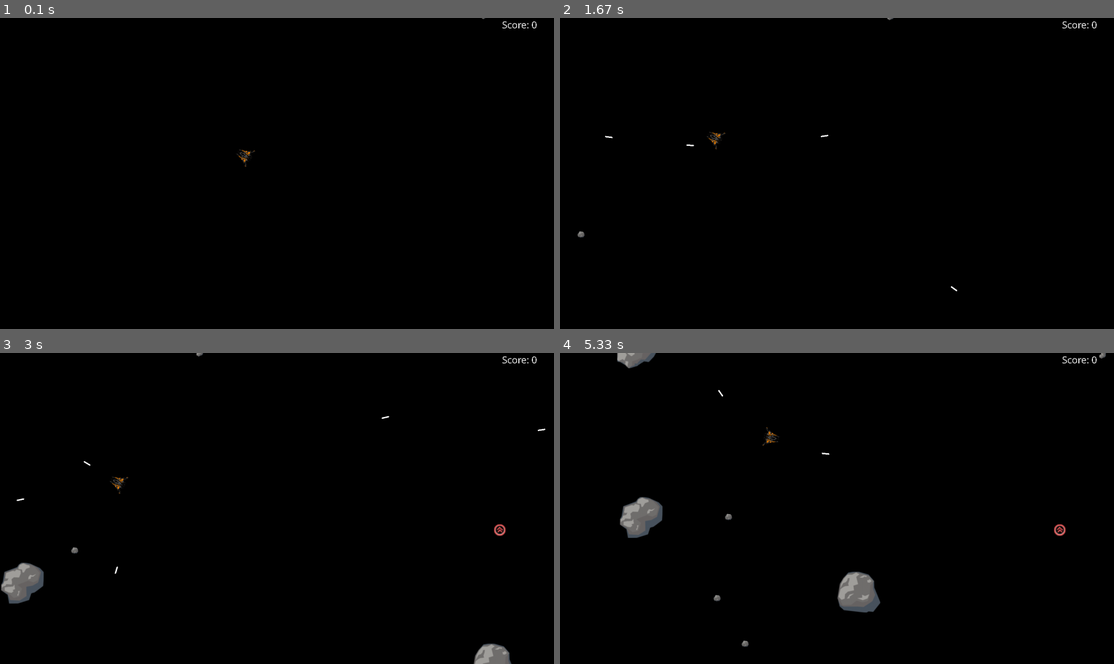
Above: before the commit, frames 1-4 (two rows, left to right).
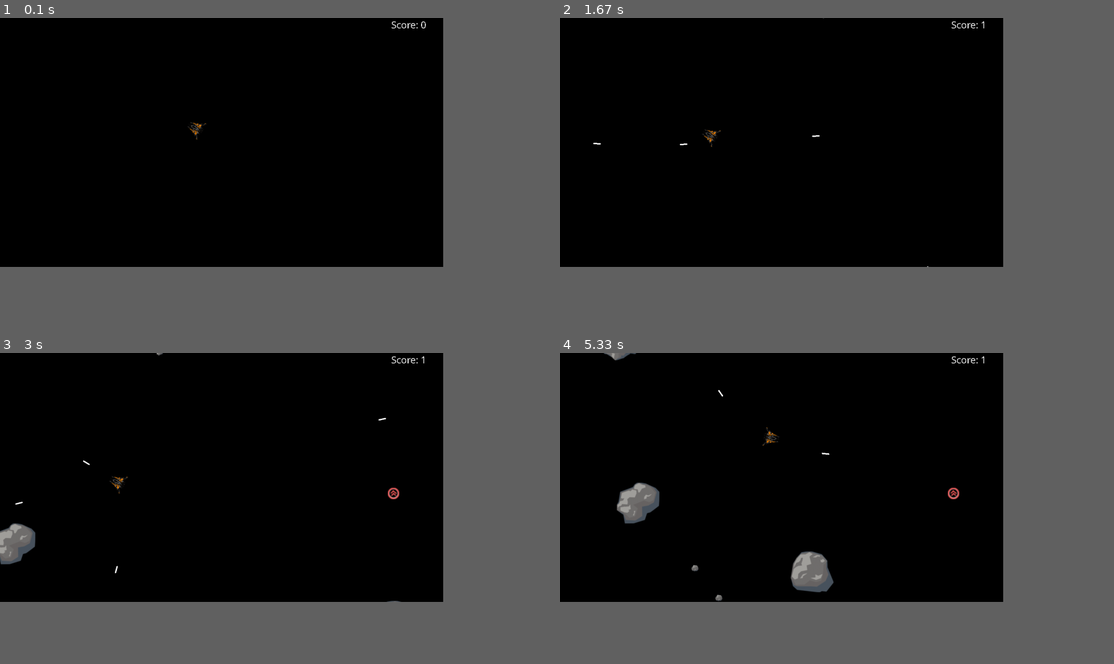
Above: after the commit, the same moments.

Repository: krglkvrmn/Asteroids_pygame_tutorial
Game: pygame game, started from main.py
Same seed, same stepped clock (60 frames per second), same inputs: the game is played once before the commit and once after it.
Inputs (mouse positions are in pixels of both pictures, inside the frame that each line leads up to):
- Up to frame 1 (0.1 s): no input
- Up to frame 2 (1.67 s): press the mouse at (676, 145) at 0.37 s; move the mouse to (748, 170) at 0.47 s; release the mouse at (825, 198) at 0.6 s; press the mouse at (676, 145) at 0.7 s; move the mouse to (748, 173) at 0.8 s; release the mouse at (820, 204) at 0.93 s; press the mouse at (676, 145) at 1.03 s; move the mouse to (753, 139) at 1.13 s; release the mouse at (837, 133) at 1.27 s; press the mouse at (676, 145) at 1.37 s; move the mouse to (659, 123) at 1.47 s; release the mouse at (648, 101) at 1.6 s
- Up to frame 3 (3 s): press the mouse at (116, 480) at 1.7 s; move the mouse to (216, 455) at 1.8 s; release the mouse at (315, 433) at 1.93 s; press the mouse at (116, 480) at 2.03 s; move the mouse to (116, 480) at 2.13 s; release the mouse at (116, 477) at 2.27 s; press the mouse at (116, 480) at 2.37 s; move the mouse to (116, 524) at 2.47 s; release the mouse at (116, 570) at 2.6 s; press the mouse at (116, 480) at 2.7 s; move the mouse to (88, 464) at 2.8 s; release the mouse at (55, 452) at 2.93 s
- Up to frame 4 (5.33 s): press the mouse at (676, 480) at 3.03 s; move the mouse to (670, 489) at 3.13 s; release the mouse at (665, 502) at 3.27 s; press the mouse at (676, 480) at 3.37 s; move the mouse to (715, 517) at 3.47 s; release the mouse at (753, 552) at 3.6 s; press the mouse at (676, 480) at 3.7 s; move the mouse to (676, 430) at 3.8 s; release the mouse at (681, 384) at 3.93 s; click (792, 567) at 4.05 s; click (715, 387) at 4.38 s; press the mouse at (715, 387) at 4.7 s; move the mouse to (809, 424) at 4.8 s; release the mouse at (909, 461) at 4.93 s; press the mouse at (715, 387) at 5.03 s; move the mouse to (787, 421) at 5.13 s; release the mouse at (859, 455) at 5.27 s
In our replay, the window is 900x506 before the commit and 720x405 after it. These sizes can differ from the game's own. Grey fills any space a smaller window leaves; there, only what the larger window draws over its background counts as a difference.

The runs differ from the first frame. In frame 1, 0.2% of the frame differs, in the area x 33-97%, y 0-48%; in frame 2, 0.3%; in frame 3, 2.1%; in frame 4, 3.2%, in the area x 7-99%, y 0-95%.

Commit message:
Minor fixes

Diff:
--- a/main.py
+++ b/main.py
@@ -9,10 +9,8 @@
 
 
 BG_COLOR = (0, 0, 0)
-SCREEN_SIZE = (1600, 900)
-
-if hasattr(sys, '_MEIPASS'):
-    print(sys._MEIPASS)
+SCREEN = pygame.display.set_mode((0, 0), pygame.RESIZABLE)
+SCREEN_SIZE = SCREEN.get_size()
 
 
 class Game:
@@ -41,6 +39,8 @@
                 self.mouse_pressed = True
             if event.type == pygame.MOUSEBUTTONUP:
                 self.mouse_pressed = False
+            if event.type == pygame.KEYUP and event.key == pygame.K_ESCAPE:
+                sys.exit()
         if self.mouse_pressed and (time.time() - self.starship.last_bullet_time) > self.fire_rate:
             if self.booster and self.booster.active and self.booster.type == "Triple_bullets":
                 new_bullets = [self.starship.fire(angle_shift) for angle_shift in (10, 0, -10)]
@@ -122,7 +122,10 @@
                     pass
             # Bullets out of the border
             if bullet.pos[0] > SCREEN_SIZE[0] or bullet.pos[1] > SCREEN_SIZE[1] or (bullet.pos < 0).any():
-                del self.bullets[idx]
+                try:
+                    del self.bullets[idx]
+                except IndexError:
+                    pass
         # Asteroids out of borders
         for idx, _ in enumerate(self.asteroids):
             self.asteroids[idx].check_borders()
@@ -135,9 +138,9 @@
         info_text = text_font.render(f'Your score is {self.score}', False, (255, 255, 255))
         resume_text = text_font.render('Click to continue', False, (255, 255, 255))
         while True:
-            self.screen.blit(gameover_text, (SCREEN_SIZE[0] / 3, SCREEN_SIZE[1] / 3))
-            self.screen.blit(info_text, (SCREEN_SIZE[0] / 3 * 1.2, SCREEN_SIZE[1] / 3 * 2))
-            self.screen.blit(resume_text, (SCREEN_SIZE[0] / 3 * 1.2, SCREEN_SIZE[1] / 3 * 2.2))
+            self.screen.blit(gameover_text, (SCREEN_SIZE[0] / 3.5, SCREEN_SIZE[1] / 3.5))
+            self.screen.blit(info_text, (SCREEN_SIZE[0] / 3.5 * 1.2, SCREEN_SIZE[1] / 3.5 * 2))
+            self.screen.blit(resume_text, (SCREEN_SIZE[0] / 3.5 * 1.2, SCREEN_SIZE[1] / 3.5 * 2.2))
             pygame.display.flip()
             for event in pygame.event.get():
                 if event.type == pygame.QUIT:
@@ -252,31 +255,31 @@
         self.rect = self.image.get_rect(center=self.pos, width=self.w, height=self.h)
 
     def check_borders(self):
-        if self.pos[0] > (SCREEN_SIZE[0] + 50):
+        if self.pos[0] > (SCREEN_SIZE[0] + 100):
             self.pos[0] = 0
-        elif (self.pos[0] + 50) < 0:
+        elif (self.pos[0] + 100) < 0:
             self.pos[0] = SCREEN_SIZE[0]
-        if (self.pos[1] - 50) > SCREEN_SIZE[1]:
+        if (self.pos[1] - 100) > SCREEN_SIZE[1]:
             self.pos[1] = 0
-        elif (self.pos[1] + 50) < 0:
+        elif (self.pos[1] + 100) < 0:
             self.pos[1] = SCREEN_SIZE[1]
         self.rect = self.image.get_rect(center=self.pos)
 
     def _left_pos(self):
-        return np.array((random.uniform(-50, 0),
+        return np.array((random.uniform(-100, 0),
                         random.uniform(0, SCREEN_SIZE[1])))
 
     def _right_pos(self):
-        return np.array((random.uniform(SCREEN_SIZE[0], SCREEN_SIZE[0] + 50),
+        return np.array((random.uniform(SCREEN_SIZE[0], SCREEN_SIZE[0] + 100),
                         random.uniform(0, SCREEN_SIZE[1])))
 
     def _top_pos(self):
         return np.array((random.uniform(0, SCREEN_SIZE[0]),
-                        random.uniform(-50, 0)))
+                        random.uniform(-100, 0)))
 
     def _bottom_pos(self):
         return np.array((random.uniform(0, SCREEN_SIZE[0]),
-                        random.uniform(SCREEN_SIZE[1], SCREEN_SIZE[1] + 50)))
+                        random.uniform(SCREEN_SIZE[1], SCREEN_SIZE[1] + 100)))
 
     def _speed_offset(self):
         offset = self.speed * 0.5 + np.random.uniform(-0.5, 0.5, 2)
@@ -311,7 +314,6 @@
 
 pygame.init()
 pygame.font.init()
-screen = pygame.display.set_mode(SCREEN_SIZE)
 while True:
-    game = Game(screen)
+    game = Game(SCREEN)
     game.run()
--- a/main_build.py
+++ /dev/null
@@ -1,320 +0,0 @@
-import pygame
-import sys
-import os
-from math import sin, cos
-from numpy import array as arr
-from numpy.random import uniform as un
-import math
-import random
-import time
-
-
-BG_COLOR = (0, 0, 0)
-SCREEN_SIZE = (1600, 900)
-
-if hasattr(sys, '_MEIPASS'):
-    ap = sys._MEIPASS
-else:
-    ap = os.path.abspath(".")
-
-
-class Game:
-    def __init__(self, screen):
-        self.screen = screen
-        self.bg_image = pygame.image.load(os.path.join(ap, "images", "background.png")).convert()
-        self.starship = Starship(os.path.join(ap, "images", "starship.png"))
-        self.bullets = []
-        self.asteroids = []
-        self.booster = None
-        self.booster_handlers = {"Booster1": self.rapid_fire, "Shield": self.shield,
-                                 "Triple_bullets": self.triple_bullets}
-        self.booster_last_time = time.time()
-        self.fire_rate = 0.20
-        self.mouse_pressed = False
-        self.score = 0
-        self.score_font = pygame.font.SysFont('Comic Sans MS', 30)
-
-    def handle_events(self, frame):
-        if frame % 50 == 0:
-            self.cast_asteroid()
-        for event in pygame.event.get():
-            if event.type == pygame.QUIT:
-                sys.exit()
-            if event.type == pygame.MOUSEBUTTONDOWN:
-                self.mouse_pressed = True
-            if event.type == pygame.MOUSEBUTTONUP:
-                self.mouse_pressed = False
-        if self.mouse_pressed and (time.time() - self.starship.last_bullet_time) > self.fire_rate:
-            if self.booster and self.booster.active and self.booster.type == "Triple_bullets":
-                new_bullets = [self.starship.fire(angle_shift) for angle_shift in (10, 0, -10)]
-                self.bullets.extend(new_bullets)
-            else:
-                new_bullet = self.starship.fire()
-                self.bullets.append(new_bullet)
-
-    def manage_boosters(self):
-        if not self.booster and (time.time() >= self.booster_last_time + 2):
-            self.cast_booster()
-        if self.booster and not self.booster.active and self.starship.rect.colliderect(self.booster.rect):
-            self.booster.activate()
-            self.booster_handlers[self.booster.type]("activate")
-        if self.booster and self.booster.active and (time.time() - self.booster.time_activated >= 10):
-            self.booster_handlers[self.booster.type]("deactivate")
-            self.booster = None
-            self.booster_last_time = time.time()
-
-    def draw(self, *args):
-        self.screen.fill(BG_COLOR)
-        # self.screen.blit(self.bg_image, (0, 0))
-        for objects in args:
-            self.screen.blits(map(lambda x: (x.image, x.rect), objects))
-        score_text = self.score_font.render(f'Score: {self.score}', False, (255, 255, 255))
-        self.screen.blit(score_text, (SCREEN_SIZE[0] - 150, 0))
-        pygame.display.update()
-
-    def move_objects(self, *args):
-        for i, _ in enumerate(args):
-            for k, _ in enumerate(args[i]):
-                args[i][k].move()
-
-    def cast_asteroid(self):
-        new_asteroid = Asteroid()
-        self.asteroids.append(new_asteroid)
-
-    def cast_booster(self):
-        new_booster = Booster(random.choice(list(self.booster_handlers.keys())))
-        self.booster = new_booster
-
-    def rapid_fire(self, mode):
-        if mode == "activate":
-            self.fire_rate /= 2
-        elif mode == "deactivate":
-            self.fire_rate *= 2
-
-    def shield(self, mode):
-        if mode == "activate":
-            self.starship = Starship(os.path.join(ap, "images", "Starship_with_shield.png"), self.starship.pos)
-        elif mode == "deactivate":
-            self.starship = Starship(os.path.join(ap, "images", "starship.png"), self.starship.pos)
-
-    def triple_bullets(self, mode):
-        pass
-
-    def check_collisions(self):
-        # Starship vs Asteroids
-        asteroids_rects = list(map(lambda x: x.rect, self.asteroids))
-        hit = self.starship.rect.collidelist(asteroids_rects)
-        if self.booster and self.booster.active and self.booster.type == "Shield":
-            if hit != -1:
-                del self.asteroids[hit]
-                self.score += 1
-        else:
-            if hit != -1:
-                return True
-        # Bullets vs Asteroids
-        for idx, bullet in enumerate(self.bullets):
-            hit = self.bullets[idx].rect.collidelist(asteroids_rects)
-            if hit != -1:
-                try:
-                    fragments = self.asteroids[hit].explode()
-                    del self.asteroids[hit]
-                    self.asteroids.extend(fragments)
-                    del self.bullets[idx]
-                    self.score += 1
-                except IndexError:
-                    pass
-            # Bullets out of the border
-            if bullet.pos[0] > SCREEN_SIZE[0] or bullet.pos[1] > SCREEN_SIZE[1] or (bullet.pos < 0).any():
-                del self.bullets[idx]
-        # Asteroids out of borders
-        for idx, _ in enumerate(self.asteroids):
-            self.asteroids[idx].check_borders()
-
-
-    def game_over(self):
-        gameover_font = pygame.font.SysFont('Comic Sans MS', 126)
-        text_font = pygame.font.SysFont('Comic Sans MS', 56)
-        gameover_text = gameover_font.render('GAME OVER!', False, (255, 255, 255))
-        info_text = text_font.render(f'Your score is {self.score}', False, (255, 255, 255))
-        resume_text = text_font.render('Click to continue', False, (255, 255, 255))
-        while True:
-            self.screen.blit(gameover_text, (SCREEN_SIZE[0] / 3, SCREEN_SIZE[1] / 3))
-            self.screen.blit(info_text, (SCREEN_SIZE[0] / 3 * 1.2, SCREEN_SIZE[1] / 3 * 2))
-            self.screen.blit(resume_text, (SCREEN_SIZE[0] / 3 * 1.2, SCREEN_SIZE[1] / 3 * 2.2))
-            pygame.display.flip()
-            for event in pygame.event.get():
-                if event.type == pygame.QUIT:
-                    sys.exit()
-                if event.type == pygame.MOUSEBUTTONDOWN:
-                    return
-
-    def run(self):
-        frame = 0
-        clock = pygame.time.Clock()
-        while True:
-            clock.tick(60)
-            self.handle_events(frame)
-            self.manage_boosters()
-            self.move_objects([self.starship], self.bullets, self.asteroids)
-            if self.booster and not self.booster.active:
-                self.draw([self.booster], [self.starship], self.bullets, self.asteroids)
-            else:
-                self.draw([self.starship], self.bullets, self.asteroids)
-            if self.check_collisions():
-                self.game_over()
-                return
-            frame += 1
-
-
-class Starship:
-    def __init__(self, original_image=os.path.join(ap, "images", "starship.png"),
-                       pos=arr([SCREEN_SIZE[0] / 2, SCREEN_SIZE[1] / 2])):
-        self.original_image = pygame.image.load(original_image)
-        self.image = self.original_image
-        self.pos = pos
-        self.speed = arr([0., 0.])
-        self.rect = self.image.get_rect(center=self.pos)
-        self.last_bullet_time = 0
-
-    def move(self):
-        mouse_pos = pygame.mouse.get_pos()
-        direction = mouse_pos - self.pos
-        self.speed = direction / 40
-        angle = self._calculate_angle(mouse_pos)
-        self.image = pygame.transform.rotate(self.original_image, int(angle))
-        self.pos += self.speed
-        self.rect = self.image.get_rect(center=self.pos, width=35, height=42)
-
-    def _calculate_angle(self, mouse_pos):
-        rel_x, rel_y = mouse_pos - self.pos
-        angle = (180 / math.pi) * -math.atan2(rel_y, rel_x) + 90
-        return angle
-
-    def fire(self, angle_shift=0):
-        self.last_bullet_time = time.time()
-        return Bullet(self.pos.copy(), pygame.mouse.get_pos(), angle_shift)   # Copy is important
-
-
-class Bullet:
-    original_image = pygame.image.load(os.path.join(ap, "images", "bullet.png"))
-    def __init__(self, pos, mouse_pos, angle_shift=0):
-        self.pos = pos
-        self.direction = (mouse_pos - pos)
-        asr = math.pi / 180 * angle_shift
-        self.direction[0] = self.direction[0] * cos(asr) - self.direction[1] * sin(asr)
-        self.direction[1] = self.direction[0] * sin(asr) + self.direction[1] * cos(asr)
-        self.speed = self.direction / max(abs(self.direction)) * 10
-        self.angle = self._calculate_angle(mouse_pos) - angle_shift
-        self.rect = self.original_image.get_rect(center=self.pos)
-        self.image = pygame.transform.rotate(self.original_image, int(self.angle))
-
-    def move(self):
-        self.pos += self.speed
-        self.rect = self.image.get_rect(center=self.pos)
-
-    def _calculate_angle(self, mouse_pos):
-        rel_x, rel_y = mouse_pos - self.pos
-        angle = (180 / math.pi) * -math.atan2(rel_y, rel_x) + 90
-        return angle
-
-
-class Asteroid:
-    variants = [("small", pygame.image.load(os.path.join(ap, "images", "ast1_small.png")), (10, 10)),
-                ("small", pygame.image.load(os.path.join(ap, "images", "ast2_small.png")), (10, 10)),
-                ("small", pygame.image.load(os.path.join(ap, "images", "ast3_small.png")), (10, 10)),
-                ("small", pygame.image.load(os.path.join(ap, "images", "ast4_small.png")), (10, 10)),
-                ("medium", pygame.image.load(os.path.join(ap, "images", "ast1_medium.png")), (40, 40)),
-                ("medium", pygame.image.load(os.path.join(ap, "images", "ast2_medium.png")), (40, 40)),
-                ("medium", pygame.image.load(os.path.join(ap, "images", "ast3_medium.png")), (40, 40)),
-                ("medium", pygame.image.load(os.path.join(ap, "images", "ast4_medium.png")), (40, 40)),
-                ("large", pygame.image.load(os.path.join(ap, "images", "ast1_large.png")), (105, 105)),
-                ("large", pygame.image.load(os.path.join(ap, "images", "ast2_large.png")), (105, 105)),
-                ("large", pygame.image.load(os.path.join(ap, "images", "ast3_large.png")), (105, 105)),
-                ("large", pygame.image.load(os.path.join(ap, "images", "ast4_large.png")), (105, 105))]
-
-    def __init__(self, pos="random", direction="player", ast_type="random"):
-        if ast_type == "random":
-            self.type, self.image, self.hitbox = random.choice(self.variants)
-        else:
-            self.type, self.image, self.hitbox = random.choice(list(filter(lambda x: x[0] == ast_type, self.variants)))
-        if pos == "random":
-            self.pos = random.choice([self._left_pos, self._top_pos,
-                                      self._right_pos, self._bottom_pos])()
-        else:
-            self.pos = pos
-        self.w, self.h = self.hitbox
-        self.rect = self.image.get_rect(center=self.pos)
-        if direction == "player":
-            self.direction = (pygame.mouse.get_pos() - self.pos)
-            self.speed = self.direction / 300
-        else:
-            self.speed = direction
-
-    def move(self):
-        self.pos += self.speed
-        self.rect = self.image.get_rect(center=self.pos, width=self.w, height=self.h)
-
-    def check_borders(self):
-        if self.pos[0] > (SCREEN_SIZE[0] + 50):
-            self.pos[0] = 0
-        elif (self.pos[0] + 50) < 0:
-            self.pos[0] = SCREEN_SIZE[0]
-        if (self.pos[1] - 50) > SCREEN_SIZE[1]:
-            self.pos[1] = 0
-        elif (self.pos[1] + 50) < 0:
-            self.pos[1] = SCREEN_SIZE[1]
-        self.rect = self.image.get_rect(center=self.pos)
-
-    def _left_pos(self):
-        return arr((random.uniform(-50, 0),
-                        random.uniform(0, SCREEN_SIZE[1])))
-
-    def _right_pos(self):
-        return arr((random.uniform(SCREEN_SIZE[0], SCREEN_SIZE[0] + 50),
-                        random.uniform(0, SCREEN_SIZE[1])))
-
-    def _top_pos(self):
-        return arr((random.uniform(0, SCREEN_SIZE[0]),
-                        random.uniform(-50, 0)))
-
-    def _bottom_pos(self):
-        return arr((random.uniform(0, SCREEN_SIZE[0]),
-                        random.uniform(SCREEN_SIZE[1], SCREEN_SIZE[1] + 50)))
-
-    def _speed_offset(self):
-        offset = self.speed * 0.5 + un(-0.5, 0.5, 2)
-        return offset
-
-    def _pos_offset(self):
-        offset = self.pos + un(-10, 10, 2)
-        return offset
-
-    def explode(self):
-        if self.type == "large":
-            return [Asteroid(self._pos_offset(), self._speed_offset(), "medium") for _ in range(2)]
-        if self.type == "medium":
-            return [Asteroid(self._pos_offset(), self._speed_offset(), "small") for _ in range(3)]
-        if self.type == "small":
-            return []
-
-class Booster:
-    def __init__(self, boost_type):
-        self.type = boost_type
-        self.image = pygame.image.load(os.path.join(ap, "images", boost_type + ".png"))
-        self.pos = arr([random.randint(100, SCREEN_SIZE[0] - 100),
-                             random.randint(100, SCREEN_SIZE[1] - 100)])
-        self.rect = self.image.get_rect(center=self.pos)
-        self.active = False
-        self.time_activated = None
-
-    def activate(self):
-        self.active = True
-        self.time_activated = time.time()
-
-
-pygame.init()
-pygame.font.init()
-screen = pygame.display.set_mode(SCREEN_SIZE)
-while True:
-    game = Game(screen)
-    game.run()
Not shown, removed: main_build.spec
